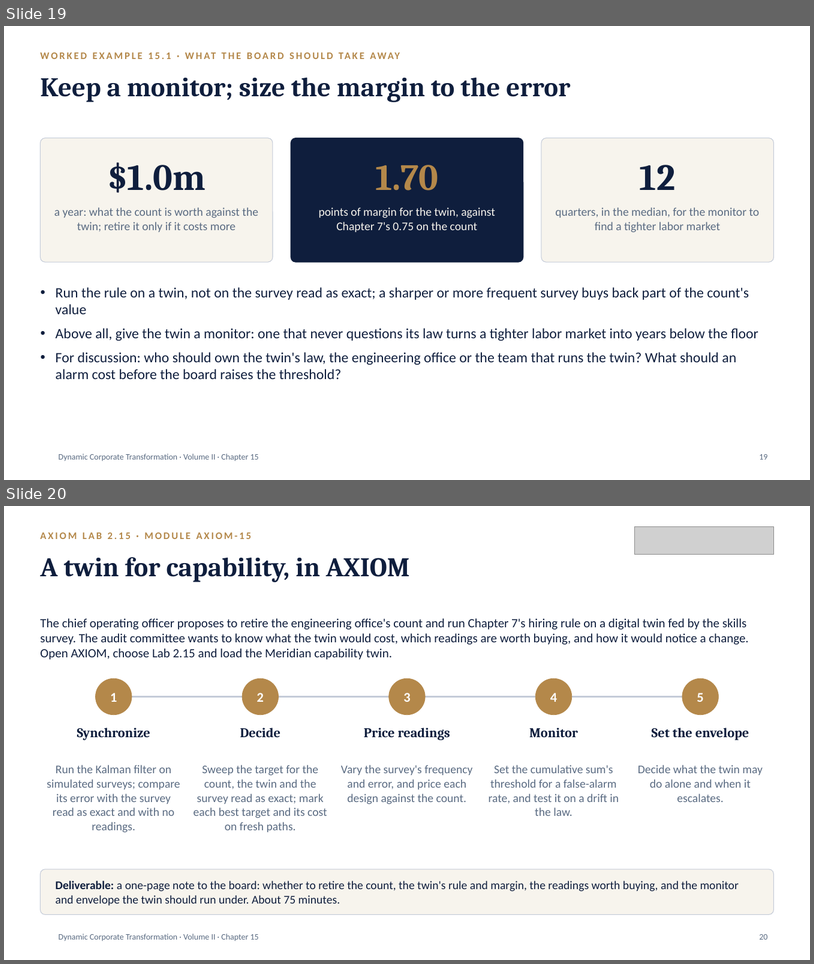
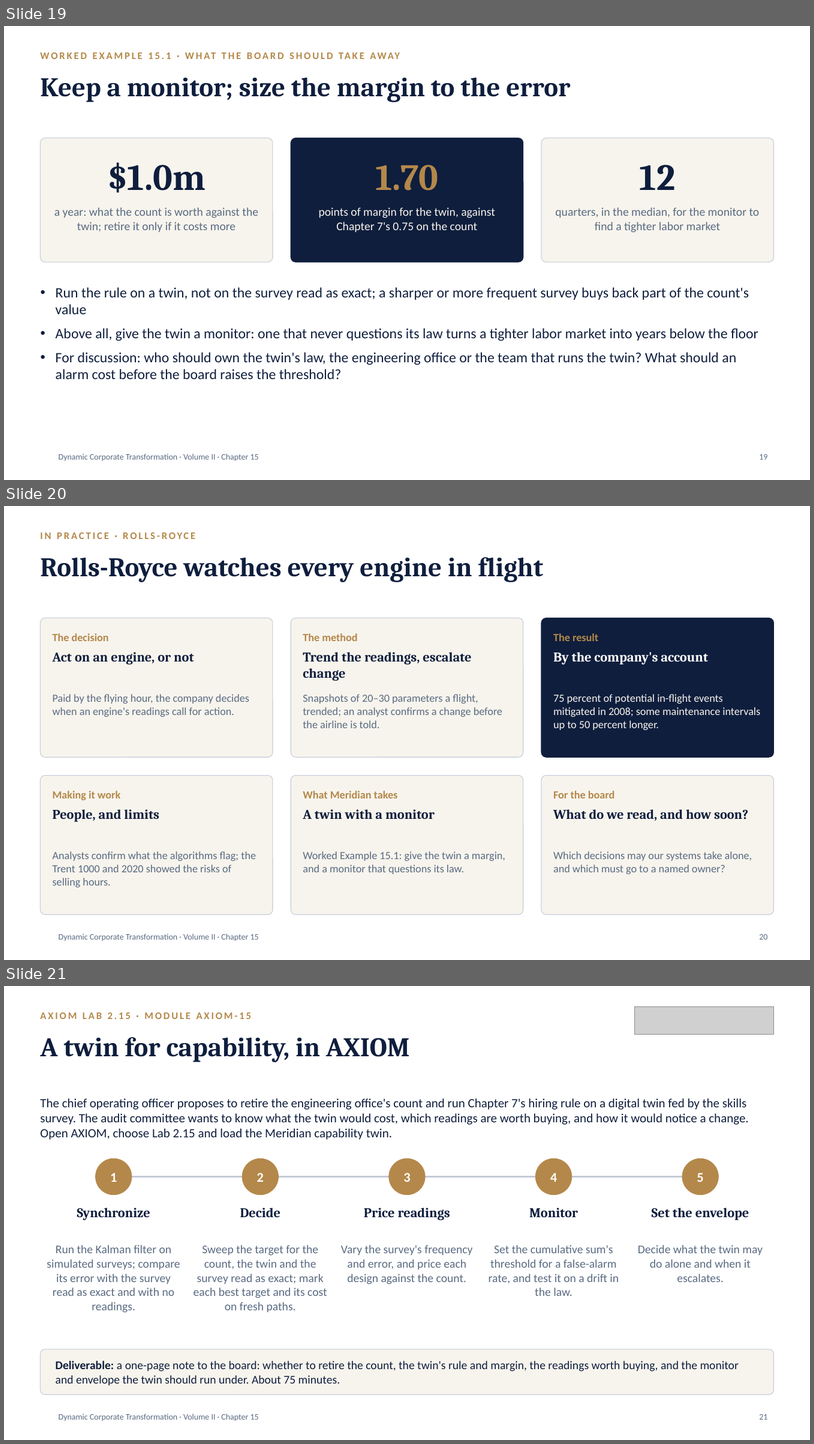
Before and after one commit to drsamirasaf-creator/dct-course, a slide deck: downloads/DCT_V2_Ch15_Slides.pptx. Shown one above the other, each under a label of ours: slides 19 and 20 before the commit, slides 19, 20 and 21 after it. The pictures are 814x964 and 814x1444 pixels, drawn with LibreOffice and Linux fonts; fonts in the diff are those of the drawing; grey boxes stand for pictures; background and template pictures are left out. Boxes give left, top, right and bottom in pixels: in the first picture for what was removed or moved away, otherwise in the second. Text is boxed around its words. In the diff, an @@ line names an element or a change of style, - is before the commit and + after.

```diff
--- a/downloads/DCT_V2_Ch15_Slides.pptx
+++ b/downloads/DCT_V2_Ch15_Slides.pptx
@@ slide 20 added at box(4, 506, 810, 960), background #FFFFFF; not listed: 1 template element that a slide beside it also shows @@
@@ text added at box(40, 532, 51, 539), 12 pt, text #B4884A, bold @@
+IN PRACTICE · ROLLS-ROYCE
@@ title added at box(40, 557, 543, 582), 32 pt, text #0F1E3D, bold @@
+Rolls-Royce watches every engine in flight
@@ rounded rectangle added at box(40, 618, 273, 757), fill #F7F4ED, outline #C4CBD8 0.75 pt @@
@@ rounded rectangle added at box(291, 618, 523, 757), fill #F7F4ED, outline #C4CBD8 0.75 pt @@
@@ rounded rectangle added at box(542, 618, 774, 757), fill #0F1E3D, outline #0F1E3D 0.75 pt @@
@@ text added at box(53, 633, 109, 641), 13 pt, text #B4884A, bold @@
+The decision
@@ text added at box(303, 633, 357, 641), 13 pt, text #B4884A, bold @@
+The method
@@ text added at box(554, 633, 599, 641), 13 pt, text #B4884A, bold @@
+The result
@@ text added at box(53, 652, 194, 664), 16 pt, text #0F1E3D, bold @@
+Act on an engine, or not
@@ text added at box(303, 652, 471, 681), 16 pt, text #0F1E3D, bold @@
+Trend the readings, escalate change
@@ text added at box(554, 652, 708, 664), 16 pt, text #FFFFFF, bold @@
+By the company's account
@@ text added at box(53, 694, 249, 717), 13 pt, text #5A6B82 @@
+Paid by the flying hour, the company decides when an engine's readings call for action.
@@ text added at box(303, 694, 503, 728), 13 pt, text #5A6B82 @@
+Snapshots of 20–30 parameters a flight, trended; an analyst confirms a change before the airline is told.
@@ text added at box(554, 694, 761, 730), 13 pt, text #F7F4ED @@
+75 percent of potential in-flight events mitigated in 2008; some maintenance intervals up to 50 percent longer.
@@ rounded rectangle added at box(40, 775, 273, 915), fill #F7F4ED, outline #C4CBD8 0.75 pt @@
@@ rounded rectangle added at box(291, 775, 523, 915), fill #F7F4ED, outline #C4CBD8 0.75 pt @@
@@ rounded rectangle added at box(542, 775, 774, 915), fill #F7F4ED, outline #C4CBD8 0.75 pt @@
@@ text added at box(53, 790, 120, 800), 13 pt, text #B4884A, bold @@
+Making it work
@@ text added at box(303, 790, 398, 798), 13 pt, text #B4884A, bold @@
+What Meridian takes
@@ text added at box(554, 790, 615, 798), 13 pt, text #B4884A, bold @@
+For the board
@@ text added at box(53, 809, 159, 822), 16 pt, text #0F1E3D, bold @@
+People, and limits
@@ text added at box(303, 809, 435, 819), 16 pt, text #0F1E3D, bold @@
+A twin with a monitor
@@ text added at box(554, 809, 749, 820), 16 pt, text #0F1E3D, bold @@
+What do we read, and how soon?
@@ text added at box(53, 851, 256, 887), 13 pt, text #5A6B82 @@
+Analysts confirm what the algorithms flag; the Trent 1000 and 2020 showed the risks of selling hours.
@@ text added at box(303, 851, 506, 874), 13 pt, text #5A6B82 @@
+Worked Example 15.1: give the twin a margin, and a monitor that questions its law.
@@ text added at box(554, 851, 753, 874), 13 pt, text #5A6B82 @@
+Which decisions may our systems take alone, and which must go to a named owner?
@@ page number added at box(759, 934, 768, 939), 10 pt, text #5A6B82 @@
+20
@@ what was slide 20 is now slide 21 @@
@@ page number at box(759, 1414, 768, 1419): text changed @@
-20
+21
```
Also in this commit, not shown: 1 slide changed, 15 other files.
